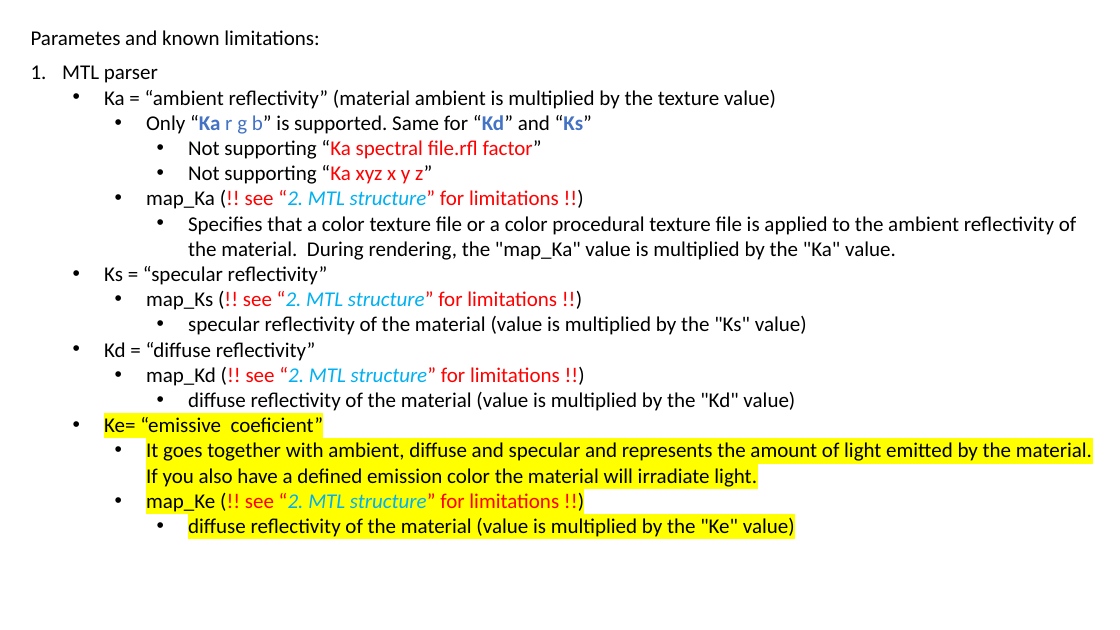
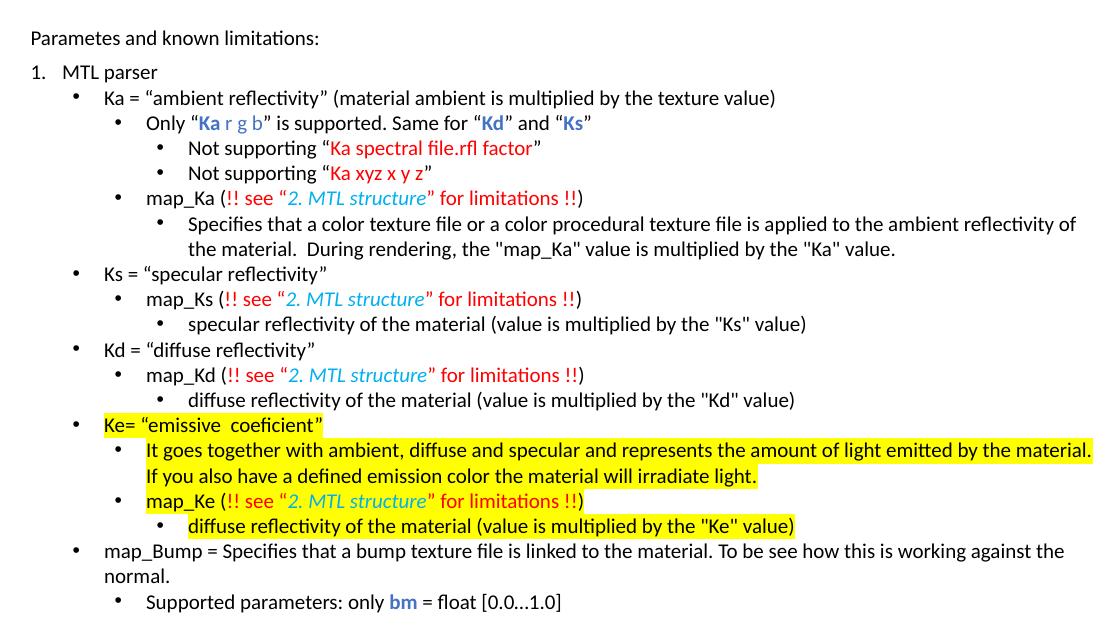
Before and after one commit to george2209/WavefrontOBJSerializer, a slide deck: slide 10 of docs/OBJ to binary structure_20210611_V1.1.pptx (slide 9 before the commit). Drawn at 1120x630 pixels with LibreOffice and Linux fonts; fonts in the diff are those of the drawing. Boxes give left, top, right and bottom in pixels: in the first picture for what was removed or moved away, otherwise in the second. Text is boxed around its words. In the diff, an @@ line names an element or a change of style, - is before the commit and + after.

Commit message:
add support for map_Bump including the param '-bm'. See project Issue#13

```diff
--- a/docs/OBJ to binary structure_20210611_V1.1.pptx
+++ b/docs/OBJ to binary structure_20210611_V1.1.pptx
@@ text at [104, 543, 1064, 613]: paragraphs added @@
+  • map_Bump = Specifies that a bump texture file is linked to the material. To be see how this is working against the normal.
+    • Supported parameters: only bm = float [0.0…1.0]
```
Also in this commit, not shown: 4 other slides changed, 1 slide added, 9 other files.
